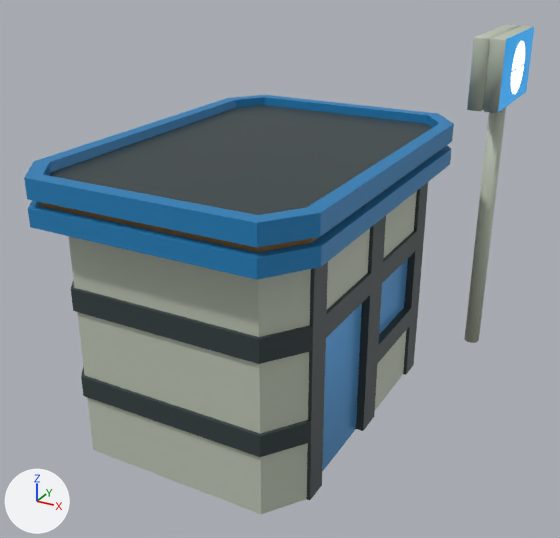
An edit to the glTF model PokemonGLT/TiendaPokemon.glb, drawn before and after from the same camera.
The view is the same before and after, from a 50 mm camera at (4.38, -7.53, 5.59) aimed at (0.05, 0.33, 1.66). The axes (+X, +Y, +Z) are drawn at lower left. The lights are the same throughout. Where no turn or scale is listed for an object, it has been applied to the vertices.

Script lines for the objects in view, before the commit:
```python
me_circle = bpy.data.meshes.new('Circle')
me_circle.from_pydata(...)  # 504 vertices, 980 faces; spans x -0.21..0.21, y -0.77..0.76, z -0.45..0.44
# faces by material slot: [28, 176, 776]
me_circle.materials.append(mat_cartel)  # blue #1d7fba
me_circle.materials.append(mat_paredtienda)  # light grey #bec6b5
me_circle.materials.append(mat_cartelpokeball)  # light grey #bec6b5
me_cube_001 = bpy.data.meshes.new('Cube.001')
me_cube_001.from_pydata(...)  # 222 vertices, 418 faces; spans x -1.67..1.67, y -2.36..2.36, z 0.01..3.37
# faces by material slot: [174, 48, 172, 24]
me_cube_001.materials.append(mat_techotienda)  # blue #1d7fba
me_cube_001.materials.append(mat_paredtienda)  # light grey #bec6b5
me_cube_001.materials.append(mat_bordestienda)  # black #333f40
me_cube_001.materials.append(mat_detalletienda)  # brown #8a662f
me_cube_003 = bpy.data.meshes.new('Cube.003')
me_cube_003.from_pydata([(1.39, 0.18, 1.83), (1.39, 1.3, 1.83), (1.39, -0.18, 1.83), (1.39, -0.18, 0.01), (1.39, -1.31, 0.01), (1.39, -1.31, 1.83), (1.39, 0.18, 1.02), (1.39, 1.3, 1.02)], [], [(7, 1, 0), (7, 0, 6), (2, 5, 4), (2, 4, 3)])
me_cube_003.materials.append(mat_cristal)  # blue #60aae7
me_cylinder_007 = bpy.data.meshes.new('Cylinder.007')
me_cylinder_007.from_pydata(...)  # a 32-sided cylinder along z spanning x -0.11..0.11, y -0.11..0.11, z -0.11..3.53
me_cylinder_007.materials.append(mat_paredtienda)  # light grey #bec6b5
ob_cartel = bpy.data.objects.new('Cartel', me_circle)
ob_cartel.location = (1.92, 2.93, 3.94)
ob_poste = bpy.data.objects.new('Poste', me_cylinder_007)
ob_poste.location = (1.93, 2.93, 0.0)
ob_tienda = bpy.data.objects.new('Tienda', me_cube_001)
ob_tienda.location = (0.0, 0.0, 0.0)
ob_ventanas = bpy.data.objects.new('Ventanas', me_cube_003)
ob_ventanas.location = (0.0, 0.0, 0.0)
```
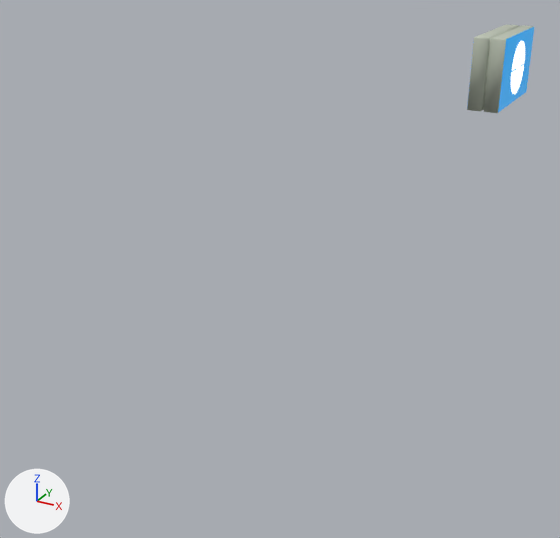
Changed parts and their boxes (x1, y1, x2, y2) in the pictures (560 x 538 px):
'Tienda', deleted
    before: (24, 95, 454, 514)
    faces in mat_bordestienda (black #333f40): (49, 105, 432, 500)
    faces in mat_paredtienda (light grey #bec6b5): (68, 191, 417, 514)
    faces in mat_techotienda (blue #1d7fba): (24, 95, 454, 280)
    faces in mat_detalletienda (brown #8a662f): (40, 202, 319, 252)
'Ventanas', deleted (blue)
    before: (322, 259, 408, 472)
'Poste', deleted
    before: (465, 107, 506, 343)

The edits, one by one:
Object 'Tienda' (ob_tienda) is deleted.
Object 'Poste' (ob_poste) is deleted.
Object 'Ventanas' (ob_ventanas) is deleted.
